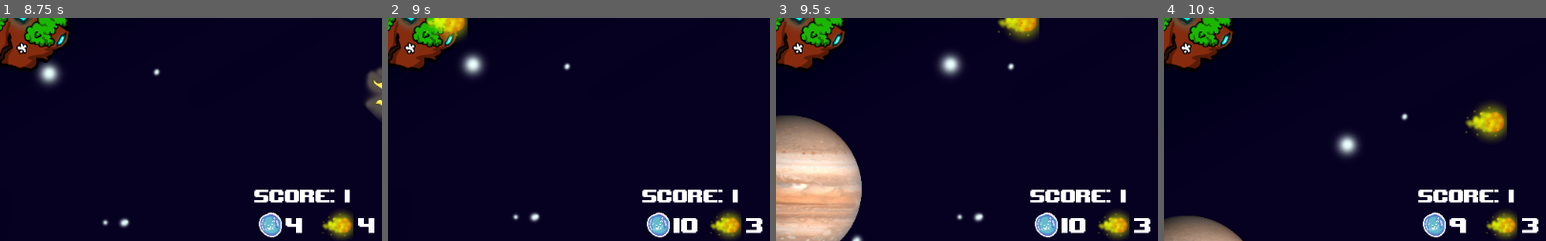
Above: before the commit, frames 1-4 (left to right).
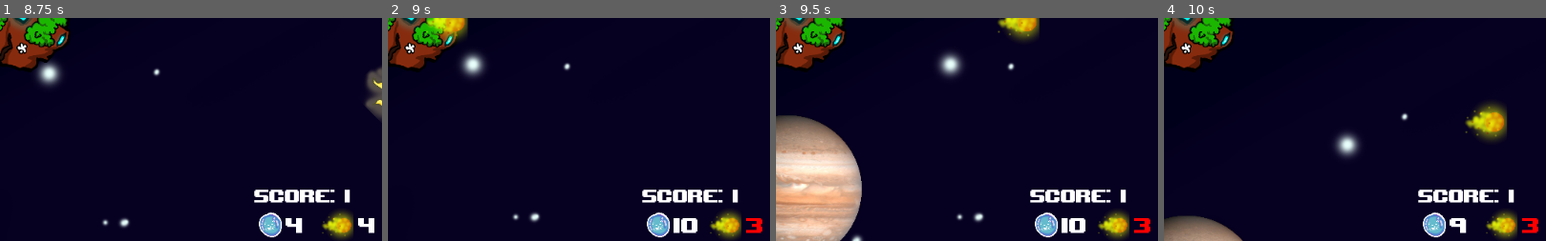
Above: after the commit, the same moments.

Repository: EddieBreeg/bubbles
Game: Godot game, scene res://src/main_scene.tscn
Same seed, same stepped clock (60 frames per second), same inputs: the game is played once before the commit and once after it.
Inputs (mouse positions are % of the whole screen's width and height, from its top left):
- Up to frame 1 (8.75 s): tap Enter at 0.5 s; move the mouse to (45, 70) at 0.52 s; hold Up (ui_up) 0.53-2.03 s; right-click (45, 70) at 0.6 s; move the mouse to (80, 65) at 1.27 s; click (80, 65) at 1.35 s; move the mouse to (20, 35) at 2.02 s; hold Left (ui_left) 2.03-3.53 s; right-click (20, 35) at 2.1 s; move the mouse to (55, 50) at 2.77 s; click (55, 50) at 2.85 s; move the mouse to (35, 25) at 3.52 s; hold Down (ui_down) 3.53-4.28 s; right-click (35, 25) at 3.6 s; move the mouse to (72, 45) at 4.27 s; hold Right (ui_right) 4.28-5.03 s; click (72, 45) at 4.35 s; move the mouse to (30, 55) at 5.02 s; hold Up (ui_up) 5.03-5.78 s; right-click (30, 55) at 5.1 s; move the mouse to (60, 28) at 5.77 s; hold Right (ui_right) 5.78-8.03 s; click (60, 28) at 5.85 s; move the mouse to (45, 70) at 6.52 s; right-click (45, 70) at 6.6 s; move the mouse to (80, 65) at 7.27 s; click (80, 65) at 7.35 s; move the mouse to (20, 35) at 8.02 s; hold Down (ui_down) from 8.03 s (still down); right-click (20, 35) at 8.1 s
- Up to frame 2 (9 s): move the mouse to (55, 50) at 8.77 s; release Down (ui_down) at 8.78 s; hold Left (ui_left) from 8.78 s (still down); click (55, 50) at 8.85 s
- Up to frame 3 (9.5 s): keep holding Left (ui_left)
- Up to frame 4 (10 s): move the mouse to (35, 25) at 9.52 s; release Left (ui_left) at 9.53 s; hold Up (ui_up) from 9.53 s (still down); right-click (35, 25) at 9.6 s
The pictures show only the part of the screen within x 47-97%, y 49-99%; the shares and areas given below are measured in that part.

Frame 1 is identical in both runs. In frame 2, 0.2% of the frame differs, in the area x 93-98%, y 89-97%; in frame 3, 0.2%; in frame 4, 0.2%.

Commit message:
red text when in danger

Diff:
--- a/asteroid-proto/src/UI.gd
+++ b/asteroid-proto/src/UI.gd
@@ -11,6 +11,7 @@
 	var player = get_parent()
 	var rocks = player._get_rock_count()
 	get_node('RocksLabel').text = str(rocks)
+	get_node('RocksLabel').set("custom_colors/font_color", Color(1,0,0) if rocks<=3 else Color(1,1,1))
 	var lives = player._get_life_count()
 	get_node('LivesLabel').text = str(lives)
 	var score = player._get_score()
